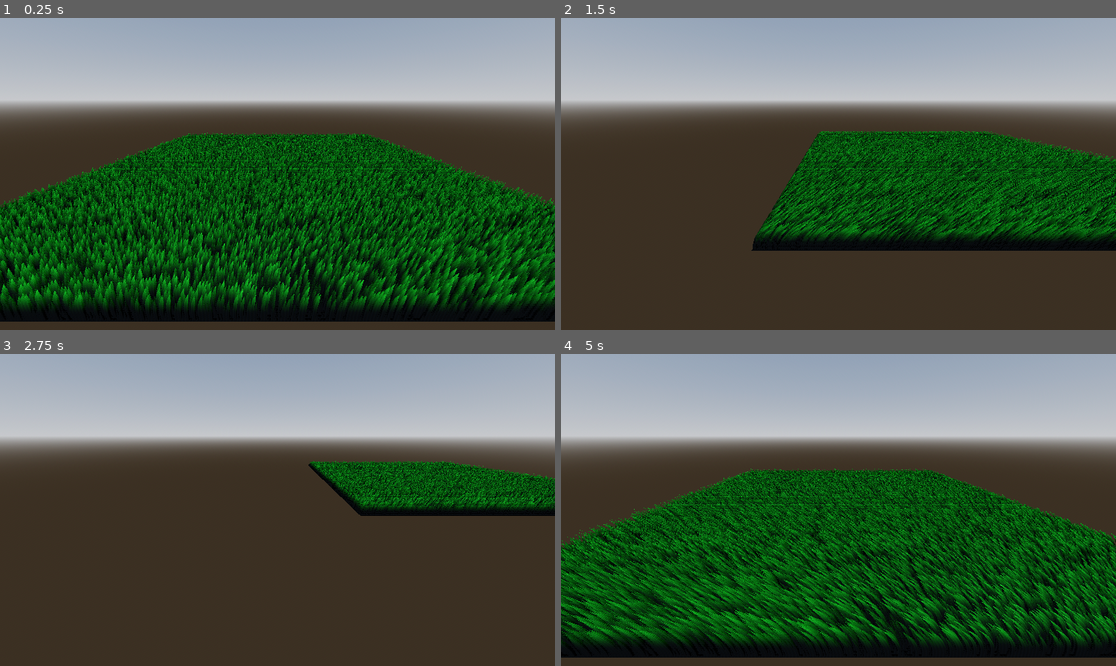
Above: before the commit, frames 1-4 (two rows, left to right).
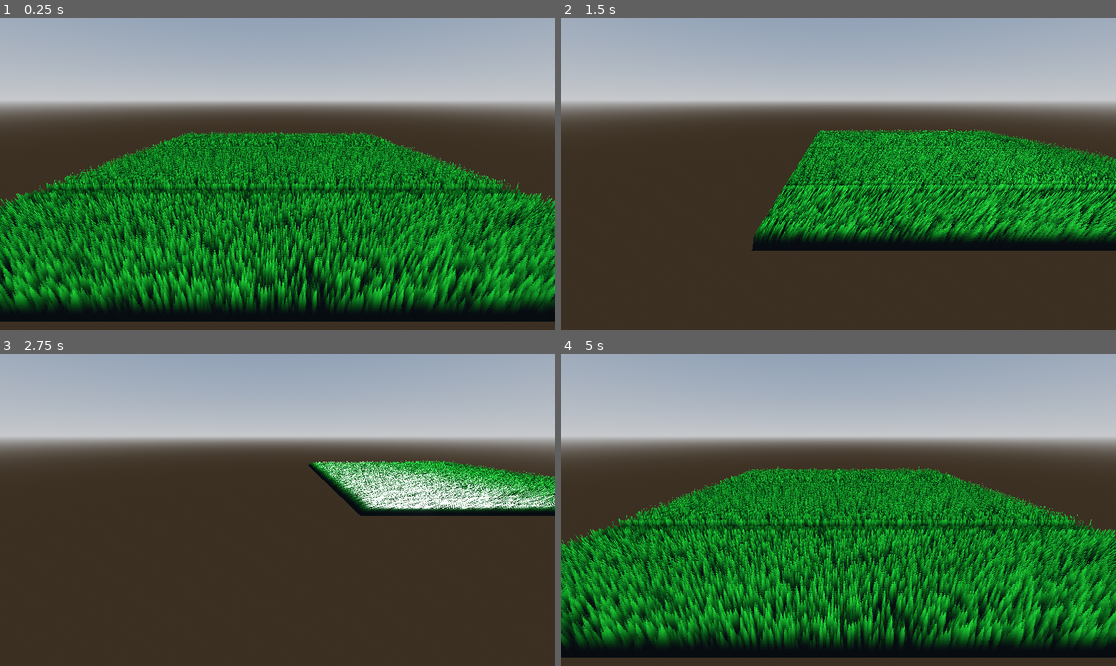
Above: after the commit, the same moments.

Repository: rdgh0st/ShellShadingChallenge
Game: Godot game, scene res://Scenes/outer_scene.tscn
The game is run twice, just before and just after one commit, with the same random seed, the same clock (stepped at 60 frames per second) and the same inputs. The project has no main scene, so this scene is started directly.
Inputs:
- Up to frame 1 (0.25 s): no input
- Up to frame 2 (1.5 s): hold D (Right) 0.53-1.28 s; hold E (Backward) from 1.28 s (still down)
- Up to frame 3 (2.75 s): release E (Backward) at 2.03 s; hold D (Right) from 2.03 s (still down)
- Up to frame 4 (5 s): release D (Right) at 2.78 s; hold Q (Forward) 2.78-3.53 s; hold A (Left) from 3.53 s (still down)

The runs differ from the first frame. In frame 1, 34% of the frame differs, in the area x 0-100%, y 36-94%; in frame 2, 15%; in frame 3, 5.1%; in frame 4, 35%, in the area x 0-100%, y 36-95%.

Commit message:
lighting from paper

Diff:
--- a/Scenes/outer_scene.tscn
+++ b/Scenes/outer_scene.tscn
@@ -26,11 +26,12 @@
 
 [node name="ShellParent" parent="." instance=ExtResource("1_63sap")]
 transform = Transform3D(1, 0, 0, 0, 1, 0, 0, 0, 1, 0, 0.288137, -0.9387)
+mesh = null
 ShellCount = 30
 ShellLength = 0.003
 Density = 300.0
 WindIntensity = 0.4
-WindDirection = Vector3(2.08165e-12, 2.08165e-12, 2.08165e-12)
+WindDirection = Vector3(2, 0, 0)
 
 [node name="Camera3D" type="Camera3D" parent="."]
 transform = Transform3D(1, -4.68079e-16, 3.27752e-16, 3.27752e-16, 0.939693, 0.34202, -4.68079e-16, -0.34202, 0.939693, 0, 0.694777, 0.335566)
--- a/Scenes/shell_child.tscn
+++ b/Scenes/shell_child.tscn
@@ -2,27 +2,12 @@
 
 [ext_resource type="Shader" path="res://Shaders/Shell.gdshader" id="1_ojnno"]
 
-[sub_resource type="ShaderMaterial" id="ShaderMaterial_yffm3"]
+[sub_resource type="ShaderMaterial" id="ShaderMaterial_oha40"]
 render_priority = 0
 shader = ExtResource("1_ojnno")
-shader_parameter/ShellIndex = null
-shader_parameter/ShellCount = null
-shader_parameter/ShellLength = null
-shader_parameter/Density = null
-shader_parameter/NoiseMin = null
-shader_parameter/NoiseMax = null
-shader_parameter/Thickness = null
-shader_parameter/ShellDistanceAttenuation = null
-shader_parameter/Curvature = null
-shader_parameter/DisplacementStrength = null
-shader_parameter/ShellColor = null
-shader_parameter/Attenuation = null
-shader_parameter/OcclusionBias = null
-shader_parameter/NormalMovement = null
-shader_parameter/WindMovement = null
 
-[sub_resource type="PlaneMesh" id="PlaneMesh_gexd0"]
-material = SubResource("ShaderMaterial_yffm3")
+[sub_resource type="PlaneMesh" id="PlaneMesh_3ealj"]
+material = SubResource("ShaderMaterial_oha40")
 
 [node name="ShellChild" type="MeshInstance3D"]
-mesh = SubResource("PlaneMesh_gexd0")
+mesh = SubResource("PlaneMesh_3ealj")
--- a/Scenes/shell_parent.tscn
+++ b/Scenes/shell_parent.tscn
@@ -1,8 +1,17 @@
-[gd_scene load_steps=2 format=3 uid="uid://matxliwxg8xg"]
+[gd_scene load_steps=5 format=3 uid="uid://matxliwxg8xg"]
 
+[ext_resource type="Shader" path="res://Shaders/Shell.gdshader" id="1_ewwuy"]
 [ext_resource type="Script" path="res://Scripts/Shell.gd" id="2_eq40s"]
 
+[sub_resource type="ShaderMaterial" id="ShaderMaterial_susu5"]
+render_priority = 0
+shader = ExtResource("1_ewwuy")
+
+[sub_resource type="SphereMesh" id="SphereMesh_28krk"]
+material = SubResource("ShaderMaterial_susu5")
+
 [node name="ShellParent" type="MeshInstance3D"]
+mesh = SubResource("SphereMesh_28krk")
 script = ExtResource("2_eq40s")
 ShellCount = 32
 ShellLength = 0.15
--- a/Scripts/Shell.gd
+++ b/Scripts/Shell.gd
@@ -23,7 +23,7 @@
 
 # Called when the node enters the scene tree for the first time.
 func _ready():
-
+	totalTime = -2;
 	# IDEA: add/subract from Texture itself before sending it to shader
 
 	for i in ShellCount:
@@ -62,6 +62,9 @@
 # Called every frame. 'delta' is the elapsed time since the previous frame.
 func _process(delta):
 	totalTime += delta;
+	if (totalTime >= 3):
+		totalTime = -2
+
 	var velocity = 1.0;
 	var direction = Vector3(0, 0, 0);
 	var opposite = Vector3(0, 0, 0);
@@ -82,11 +85,27 @@
 		displacementDirection = displacementDirection.normalized();
 
 	RenderingServer.global_shader_parameter_set("ShellDirection", displacementDirection);
-	RenderingServer.global_shader_parameter_set("WindDirection", Vector3(sin(totalTime), 0, 0));
+	RenderingServer.global_shader_parameter_set("WindDirection", WindDirection);
+	RenderingServer.global_shader_parameter_set("WindSource", self.position - WindDirection);
+
+	#\sin^{2}\left(x\right)\ \frac{\sin\left(5x\right)}{2}+\ 0.5
+	#WindIntensity = (sin(totalTime) * sin(totalTime)) * (sin(5 * totalTime) / 2) + 0.5 + (sin(25 * totalTime) / 100);
+
+
+	WindIntensity = (2.0 / 1.67) * F((totalTime - 0.5) / 1.67) * P(10 * ((totalTime - 0.5) / 1.67)) + (sin(20 * totalTime) / 100.0);
+	WindIntensity /= 1.5;
+
+
 	for i in ShellCount:
 		#set_instance_shader_parameter("ShellIndex", 100);
 		#print(get_instance_shader_parameter("ShellIndex"));
 		#self.get_active_material(0)
+		#var normalMovement = 0;
+		#var windMovement = 0;
+		#for j in i:
+		#	var theta = (float(i) / float(ShellCount)) * (PI / 2) * WindIntensity;
+		#	normalMovement += ShellLength * cos(theta);
+		#	windMovement += ShellLength * sin(theta);
 		shells[i].get_active_material(0).set_shader_parameter("ShellCount", float(ShellCount));
 		shells[i].get_active_material(0).set_shader_parameter("ShellIndex", float(i));
 		shells[i].get_active_material(0).set_shader_parameter("ShellLength", ShellLength);
@@ -100,3 +119,14 @@
 		shells[i].get_active_material(0).set_shader_parameter("ShellColor", ShellColor);
 		shells[i].get_active_material(0).set_shader_parameter("Attenuation", Attenuation);
 		shells[i].get_active_material(0).set_shader_parameter("OcclusionBias", OcclusionBias);
+		shells[i].get_active_material(0).set_shader_parameter("WindIntensity", WindIntensity);
+		shells[i].get_active_material(0).set_shader_parameter("TotalTime", totalTime);
+		#shells[i].get_active_material(0).set_shader_parameter("NormalMovement", normalMovement);
+		#shells[i].get_active_material(0).set_shader_parameter("WindMovement", windMovement);
+
+func erf(x):
+	return 1.1 / (1 + 0.01 * exp(-3.2 * x));
+func P(x):
+	return 0.5 * (1 + erf(x / sqrt(2)))
+func F(x):
+	return (exp(-0.5 * pow(x / 0.5 , 2))) / (0.5 * sqrt(2));
--- a/Shaders/Shell.gdshader
+++ b/Shaders/Shell.gdshader
@@ -1,5 +1,5 @@
 shader_type spatial;
-render_mode depth_prepass_alpha, cull_disabled;
+render_mode depth_prepass_alpha, cull_disabled, world_vertex_coords;
 
 uniform float ShellIndex;
 uniform float ShellCount;
@@ -14,10 +14,21 @@
 uniform vec3 ShellColor: source_color;
 uniform float Attenuation;
 uniform float OcclusionBias;
-uniform float NormalMovement;
-uniform float WindMovement;
+uniform float WindIntensity;
+uniform float CurrentStep;
+uniform float TotalTime;
 global uniform vec3 ShellDirection;
 global uniform vec3 WindDirection;
+global uniform vec3 WindSource;
+global uniform float SelfShadowMin;
+global uniform float Shininess;
+
+varying float distanceFromWind;
+varying float currentStep;
+varying vec3 tangentForLight;
+varying vec3 vert;
+varying vec3 currentVert;
+varying vec3 normal;
 
 //test
 
@@ -39,8 +50,46 @@
 	return float(n & uint(0x7fffffffU)) / float(0x7fffffff);
 }
 
+vec3 CalculateTangent() {
+	vec3 prevVert = vert;
+	float NormalMovement = 0.0;
+	float WindMovement = 0.0;
+	for (float j = 0.0; j < ShellIndex - 1.0; j++) {
+		float theta = ((ShellIndex - 1.0) / ShellCount) * (PI / 2.0) * (WindIntensity / distanceFromWind);
+		NormalMovement += ShellLength * cos(theta);
+		WindMovement += ShellLength * sin(theta);
+	}
+
+	if (WindDirection == vec3(0, 0, 0)) {
+		float height = (ShellIndex - 1.0) / ShellCount;
+		height = pow(height, ShellDistanceAttenuation);
+		prevVert += normal * ShellLength * height;
+		float k = pow(height, Curvature);
+		prevVert += ShellDirection * k * DisplacementStrength;
+	} else {
+		vec3 localWindDirection = WindDirection - dot(WindDirection, normal) * normal;
+		prevVert += normal * NormalMovement;
+		prevVert += localWindDirection * WindMovement;
+	}
+
+	return currentVert - prevVert;
+
+}
 
 void vertex() {
+	vert = VERTEX;
+	normal = NORMAL;
+	distanceFromWind = pow(distance(VERTEX, WindSource), 2);
+	float NormalMovement = 0.0;
+	float WindMovement = 0.0;
+	for (float j = 0.0; j < ShellIndex; j++) {
+		float theta = (ShellIndex / ShellCount) * (PI / 2.0) * (WindIntensity / distanceFromWind);
+		NormalMovement += ShellLength * cos(theta);
+		WindMovement += ShellLength * sin(theta);
+	}
+	// larger distance value, lower windintensity-- but little effect when value is close
+	// windintensity needs to stay between -1, 1
+
 	if (WindDirection == vec3(0, 0, 0)) {
 		float height = ShellIndex / ShellCount;
 		height = pow(height, ShellDistanceAttenuation);
@@ -52,14 +101,14 @@
 		VERTEX += NORMAL * NormalMovement;
 		VERTEX += localWindDirection * WindMovement;
 	}
-
-
+	currentVert = VERTEX;
+	tangentForLight = normalize(CalculateTangent());
 }
 
 void fragment() {
 	vec2 newUV = UV * Density;
 	vec2 localUV = fract(newUV) * 2.0 - 1.0;
-	NORMAL = vec3(localUV.x, 0, localUV.y);
+	NORMAL = vec3(localUV.x, 1, localUV.y);
 
 	float localDistFromCenter = length(localUV);
 
@@ -82,10 +131,15 @@
 }
 
 void light() {
-	vec3 H = clamp(dot(NORMAL, LIGHT), 0.0, 1.0) * ATTENUATION * LIGHT_COLOR * 0.5 + 0.5;
+	vec3 diffuseNormal = normalize(LIGHT - (dot(tangentForLight, LIGHT)) * tangentForLight);
+	vec3 H = clamp(dot(diffuseNormal, LIGHT), 0.0, 1.0) * ATTENUATION * LIGHT_COLOR * 0.5 + 0.5;
 	H = H * H;
     DIFFUSE_LIGHT += H;
+	DIFFUSE_LIGHT *= (ShellIndex / ShellCount) * (1.0 - SelfShadowMin) + SelfShadowMin;
 
-	vec3 HALF = (LIGHT + VIEW) / length(LIGHT + VIEW);
+	vec3 HALF = normalize(LIGHT + VIEW);
+	vec3 newNormal = normalize(HALF - (dot(tangentForLight, HALF)) * tangentForLight);
 
+	SPECULAR_LIGHT = pow(max(dot(HALF, newNormal), 0), Shininess) * ATTENUATION * LIGHT_COLOR;
+	SPECULAR_LIGHT *= (ShellIndex / ShellCount) * (1.0 - SelfShadowMin) + SelfShadowMin;
 }
--- a/project.godot
+++ b/project.godot
@@ -71,3 +71,15 @@
 "type": "vec3",
 "value": Vector3(0, 0, 0)
 }
+WindSource={
+"type": "vec3",
+"value": Vector3(0, 0, 0)
+}
+SelfShadowMin={
+"type": "float",
+"value": 0.8
+}
+Shininess={
+"type": "float",
+"value": 200.0
+}
